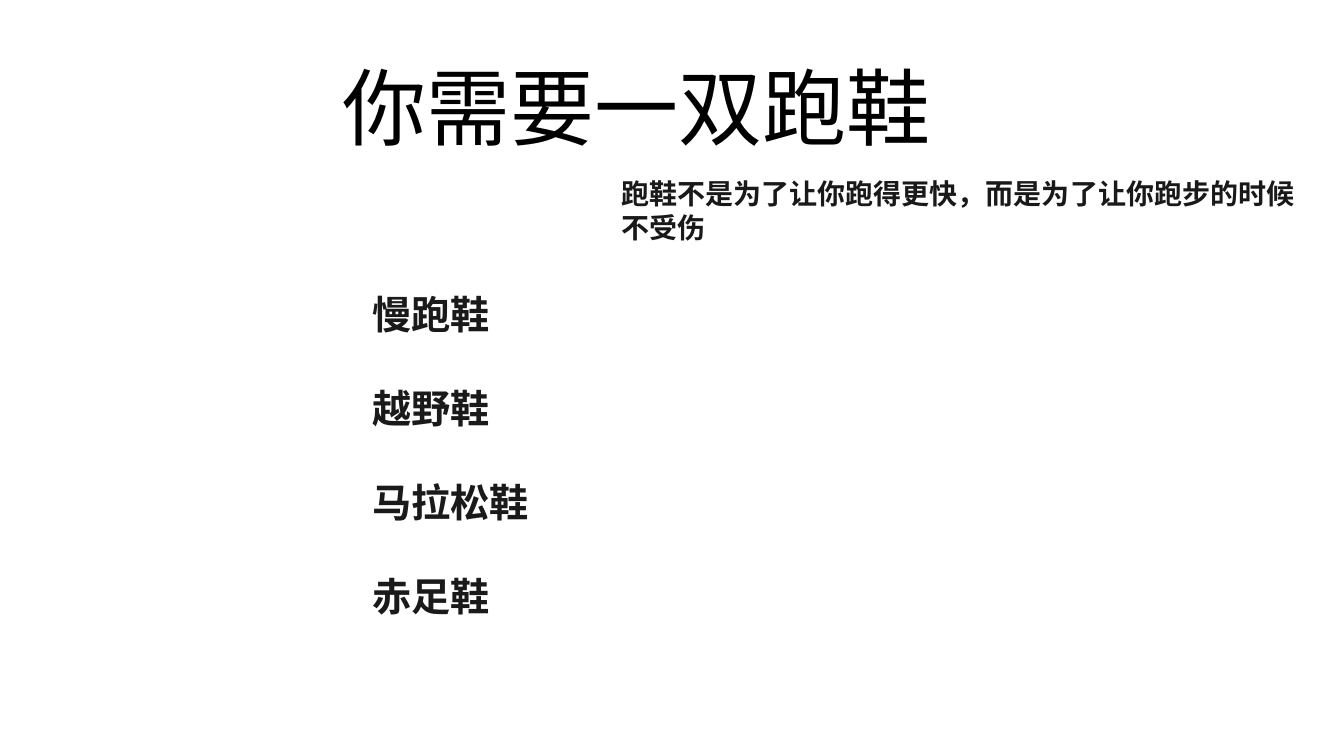
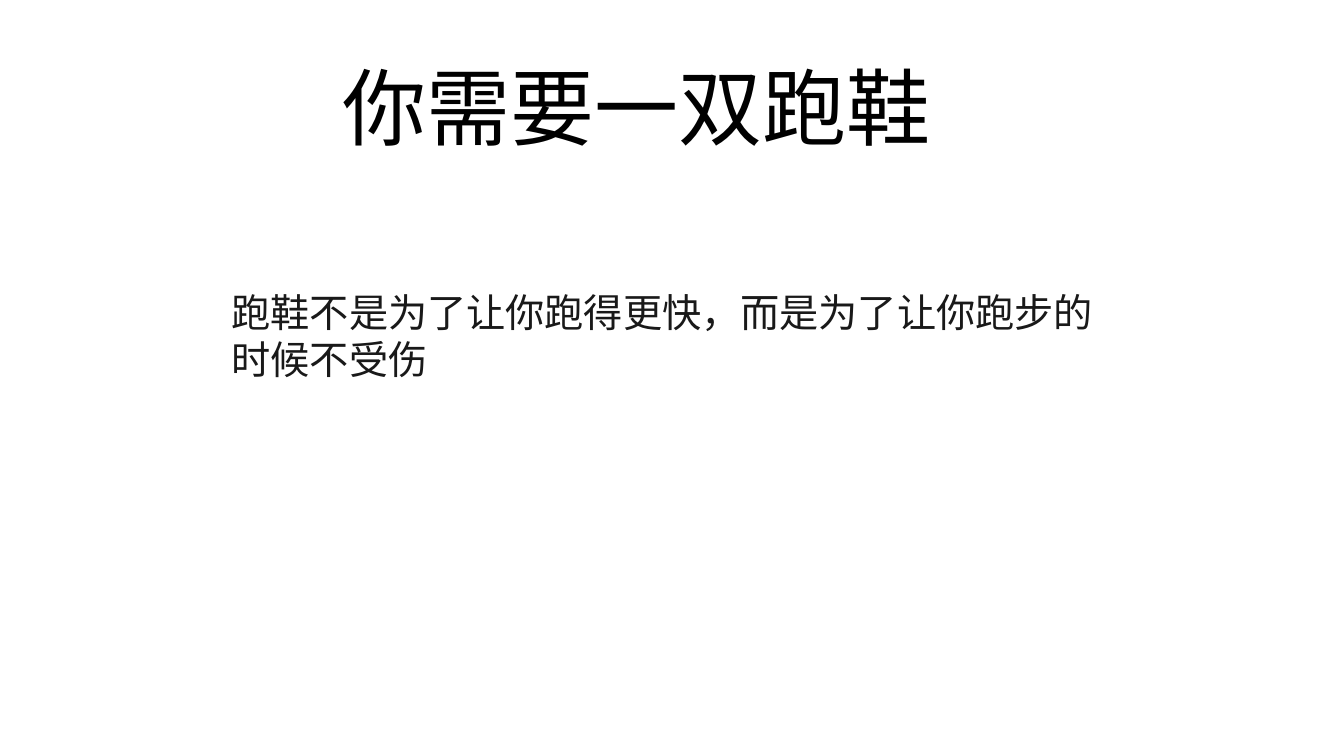
Before and after one commit to FredJiangFei/freetalk, a slide deck: slide 8 of 跑鞋/prod.pptx. Drawn at 1344x756 pixels with LibreOffice and Linux fonts; fonts in the diff are those of the drawing. Boxes give left, top, right and bottom in pixels: in the first picture for what was removed or moved away, otherwise in the second. Text is boxed around its words. In the diff, an @@ line names an element or a change of style, - is before the commit and + after.

```diff
--- a/跑鞋/prod.pptx
+++ b/跑鞋/prod.pptx
@@ text "跑鞋不是为了让你跑得更快，而是为了让你跑步的时候不受伤" moved from (x1=621, y1=180, x2=1294, y2=241) to (x1=232, y1=294, x2=1093, y2=377) @@
@@ text "跑鞋不是为了让你跑得更快，而是为了让你跑步的时候不受伤" at (x1=232, y1=294, x2=1093, y2=377): size 20 to 28 pt, bold off @@
@@ text removed at (x1=372, y1=295, x2=529, y2=615) @@
-慢跑鞋
-越野鞋
-马拉松鞋
-赤足鞋
```
Also in this commit, not shown: 4 other slides changed, 3 slides added, 2 slides removed.
